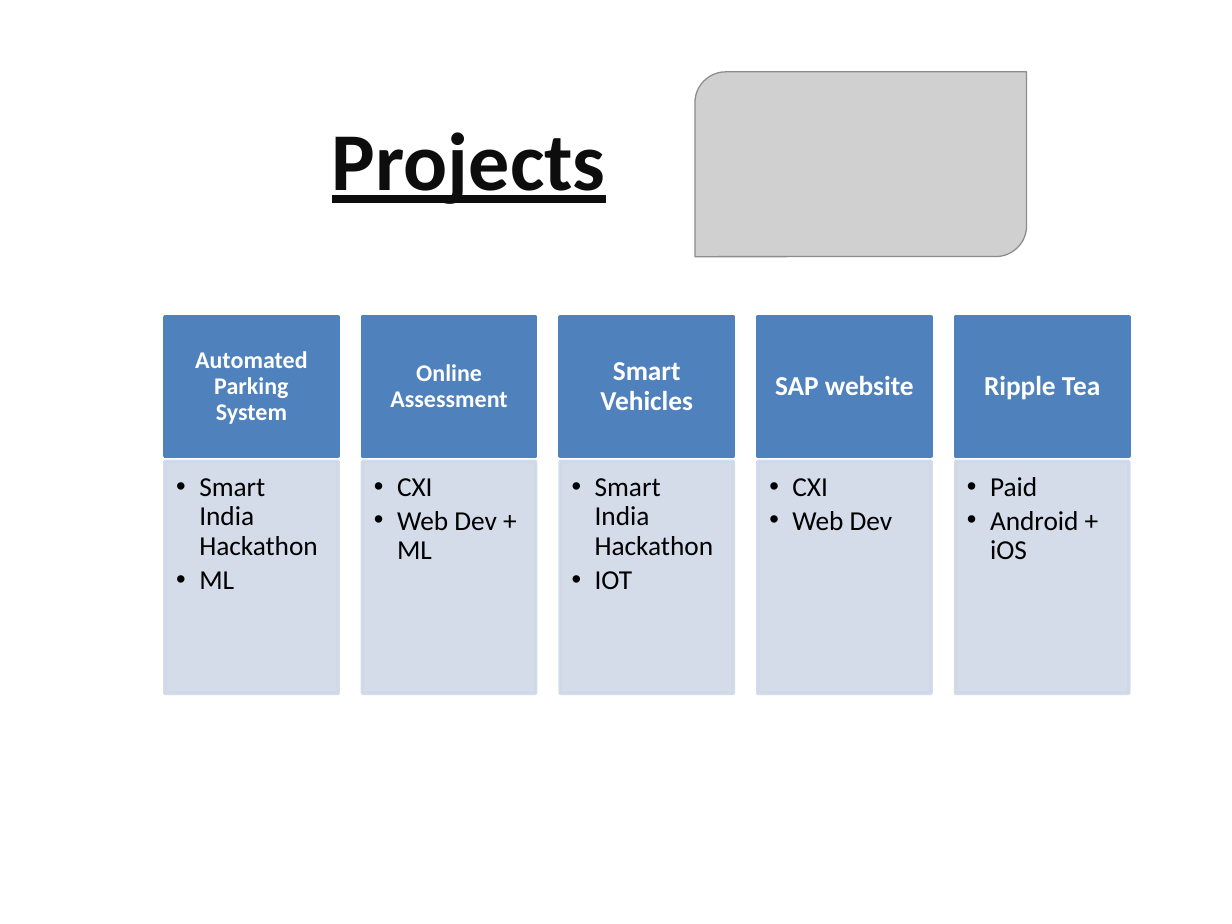
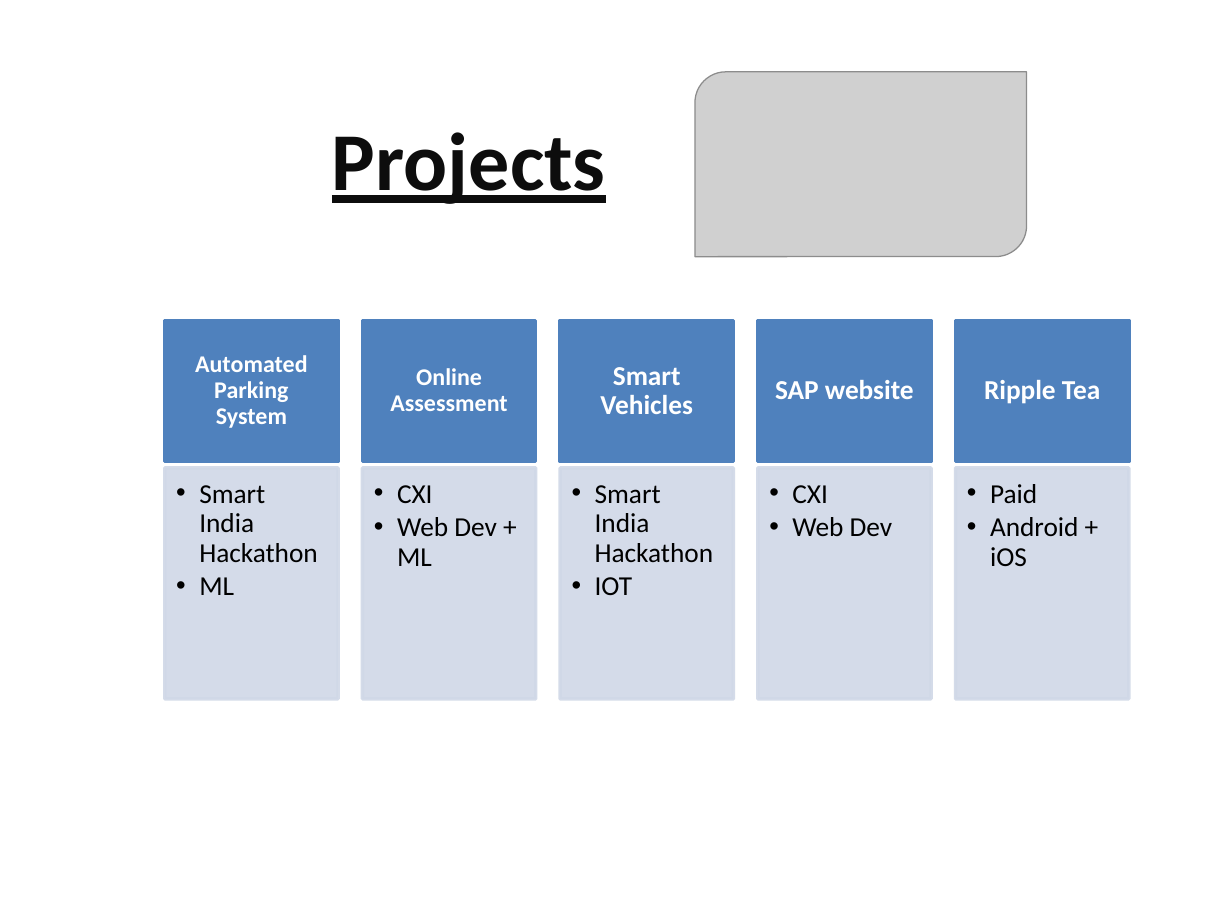
Before and after one commit to MananGupta00/java-code, a slide deck: slide 4 of CXI presentation.pptx. Drawn at 1232x924 pixels with LibreOffice and Linux fonts; fonts in the diff are those of the drawing; grey boxes stand for pictures. Boxes give left, top, right and bottom in pixels: in the first picture for what was removed or moved away, otherwise in the second. Text is boxed around its words. In the diff, an @@ line names an element or a change of style, - is before the commit and + after.

```diff
--- a/CXI presentation.pptx
+++ b/CXI presentation.pptx
@@ 10 texts, 10 rectangles: place and size @@
-10 texts, 10 rectangles at [165, 317, 1130, 692]
+10 texts, 10 rectangles at [165, 320, 1130, 700]
```
Also in this commit, not shown: 1 other slide changed, 1 slide added.
